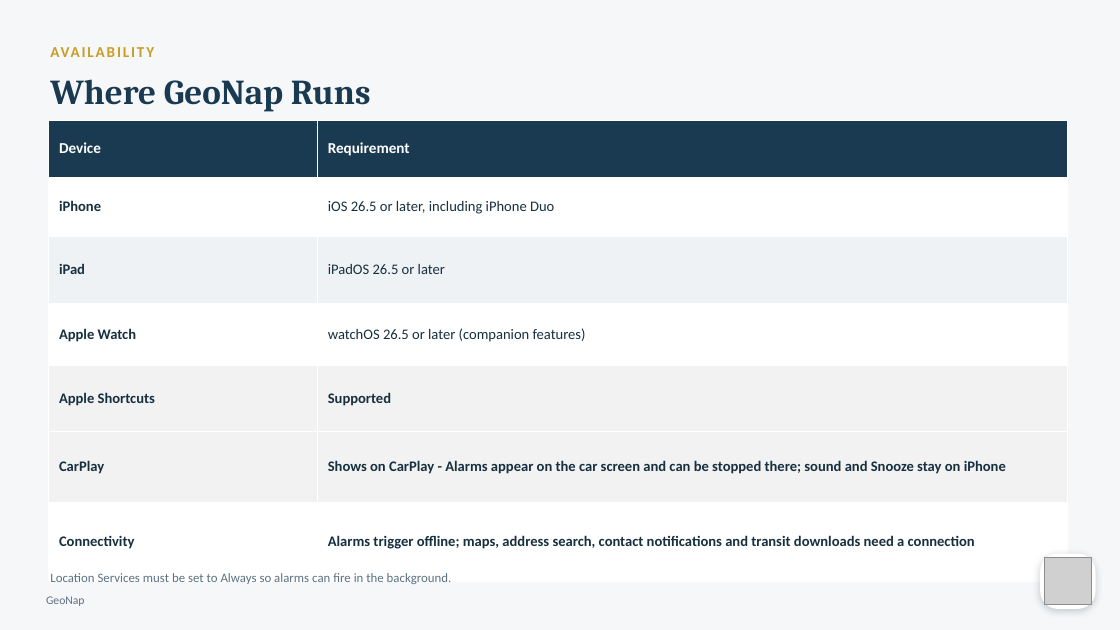
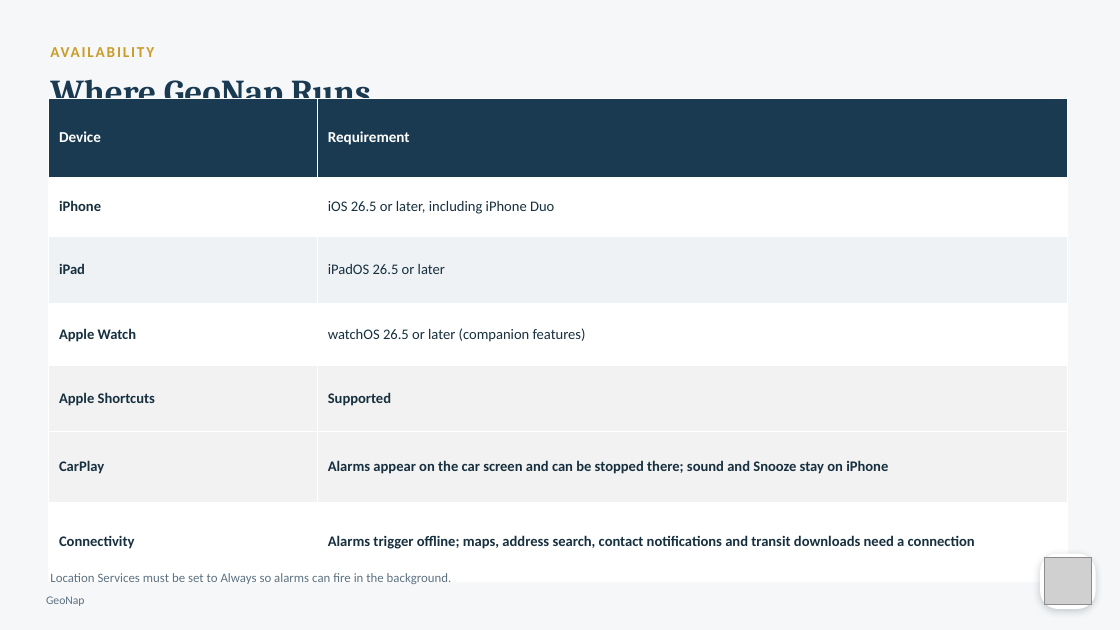
Before and after one commit to rmbartis/GeoNap, a slide deck: slide 17 of docs/GeoNap Presentations/GeoNap_Marketing_Deck.pptx. Drawn at 1120x630 pixels with LibreOffice and Linux fonts; fonts in the diff are those of the drawing; grey boxes stand for pictures. Boxes give left, top, right and bottom in pixels: in the first picture for what was removed or moved away, otherwise in the second. Text is boxed around its words. In the diff, an @@ line names an element or a change of style, - is before the commit and + after.

Commit message:
Deck: CarPlay wording consistent on slides 6 and 17

```diff
--- a/docs/GeoNap Presentations/GeoNap_Marketing_Deck.pptx
+++ b/docs/GeoNap Presentations/GeoNap_Marketing_Deck.pptx
@@ table at (49,98,1068,581) @@
-row 6, column 2: Shows on CarPlay - Alarms appear on the car screen and can be stopped there; sound and Snooze stay on iPhone
+row 6, column 2: Alarms appear on the car screen and can be stopped there; sound and Snooze stay on iPhone
@@ table: place and size @@
-table at (49,120,1068,582)
+table at (49,98,1068,581)
```
Also in this commit, not shown: 5 other slides changed.
